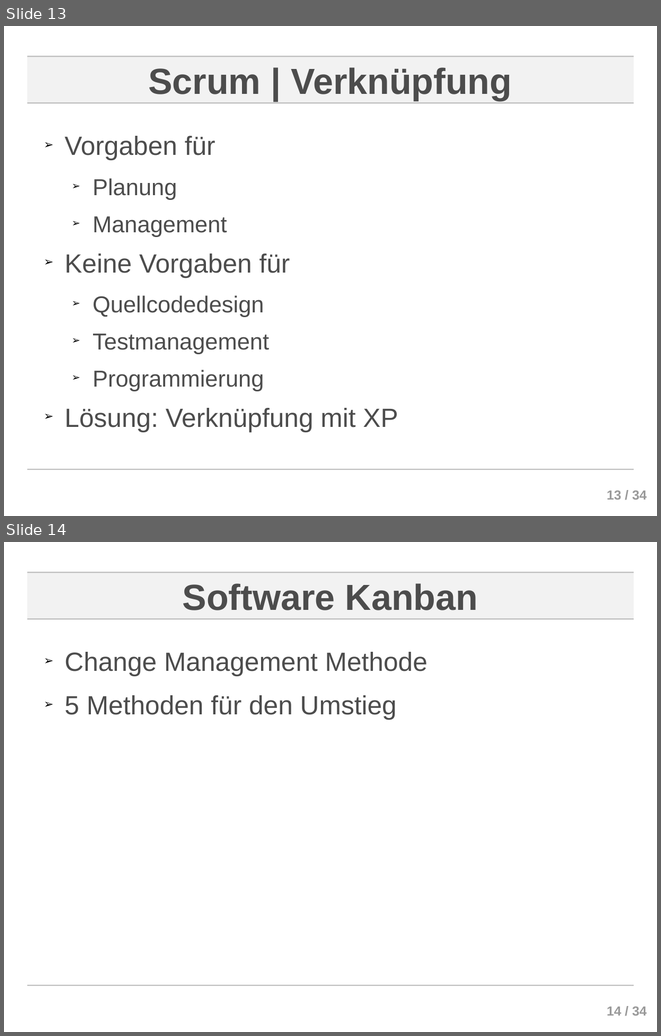
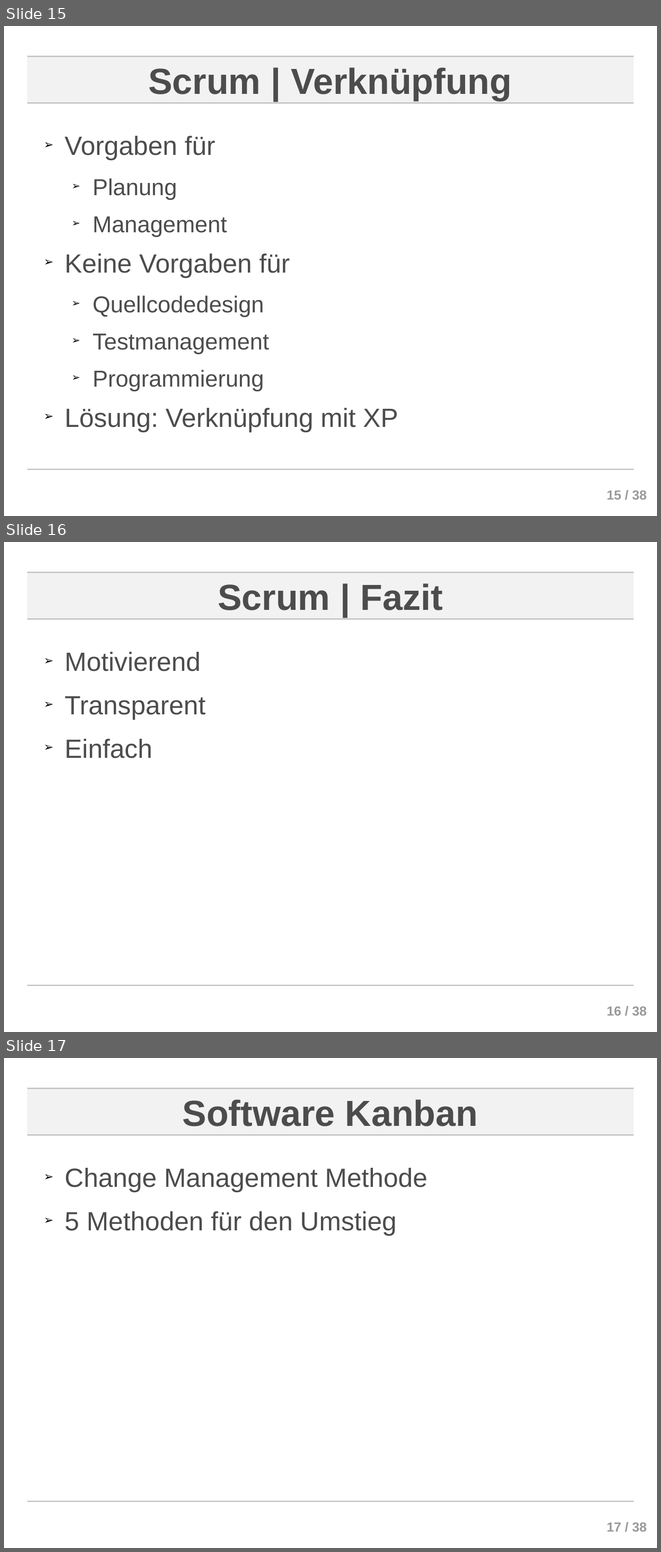
Before and after one commit to ChornHulio/sweSeminar, a slide deck: presentation/Agile Softwareentwicklung.odp. Shown one above the other, each under a label of ours: slides 13 and 14 before the commit, slides 15, 16 and 17 after it. The pictures are 661x1036 and 661x1552 pixels, drawn with LibreOffice and Linux fonts; fonts in the diff are those of the drawing; background and template pictures are left out. Boxes give left, top, right and bottom in pixels: in the first picture for what was removed or moved away, otherwise in the second. Text is boxed around its words. In the diff, an @@ line names an element or a change of style, - is before the commit and + after.

Commit message:
Methoden - Allgemein und Fazit hinzugefuegt; Folienmaster fuer alle ubernommen

```diff
--- a/presentation/Agile Softwareentwicklung.odp
+++ b/presentation/Agile Softwareentwicklung.odp
@@ slide 16 added at (4, 542, 657, 1032), background #FFFFFF; not listed: 5 template elements that a slide beside it also shows @@
@@ title added at (218, 583, 442, 610), 44 pt, text #4C4C4C, bold @@
+Scrum | Fazit
@@ text added at (64, 652, 205, 758), 32 pt, text #4C4C4C @@
+➢ Motivierend
+➢ Transparent
+➢ Einfach
@@ what was slide 13 is now slide 15 @@
@@ page number at (607, 490, 647, 499): text changed @@
-13 / 34
+15 / 38
@@ what was slide 14 is now slide 17 @@
@@ page number at (607, 1522, 647, 1531): text changed @@
-14 / 34
+17 / 38
```
Also in this commit, not shown: 4 slides changed, 3 other slides added.
